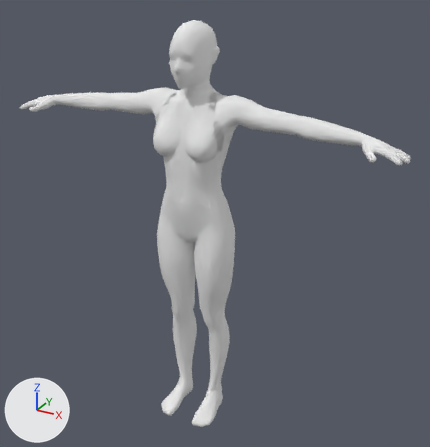
Renders of the glTF model viewer/public/models/BaseFemaleV2.glb from each side of a commit.
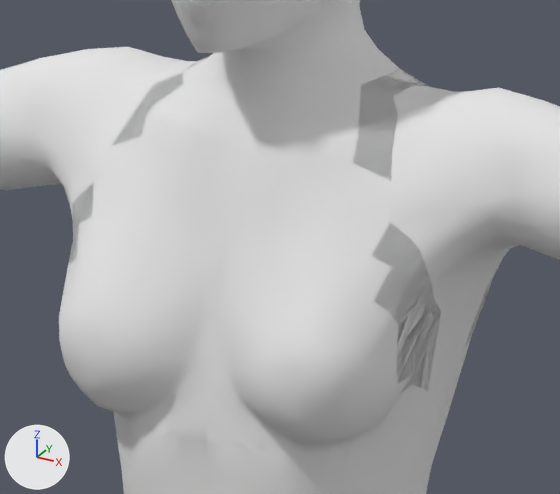
There are two pictures of each version: one whole from a 50 mm camera at (1.18, -1.962, 1.946) aimed at (0.065, 0.064, 0.932), one close up on the part from 33% to 57% of the width and 18% to 38% of the height. Lighting does not change. The marker at lower left points along +X, +Y and +Z. The first two pictures are the older version. Where no turn or scale is listed for an object, it has been applied to the vertices. Vertices at exactly the same position are counted once.

The scene before the commit, as lines of its bpy script (objects in view):
```python
me_base_body_arm_upper = bpy.data.meshes.new('base_body_arm_upper')
me_base_body_arm_upper.from_pydata(...)  # 500 vertices, 844 faces; spans x -0.305..0.305, y -0.066..0.128, z 1.265..1.488
me_base_body_arm_upper.materials.append(mat_material_0_009)  # white #e7e7e7
me_base_body_lower_torso = bpy.data.meshes.new('base_body_lower_torso')
me_base_body_lower_torso.from_pydata(...)  # 401 vertices, 635 faces; spans x -0.129..0.129, y -0.092..0.114, z 1.066..1.24
me_base_body_lower_torso.materials.append(mat_material_0_009)  # white #e7e7e7
me_base_body_upper_torso = bpy.data.meshes.new('base_body_upper_torso')
me_base_body_upper_torso.from_pydata(...)  # 488 vertices, 791 faces; spans x -0.149..0.149, y -0.113..0.142, z 1.24..1.486
me_base_body_upper_torso.materials.append(mat_material_0_009)  # white #e7e7e7
ob_base_body_arm_upper = bpy.data.objects.new('base_body_arm_upper', me_base_body_arm_upper)
ob_base_body_arm_upper.location = (0.0, 0.0, 0.0)
ob_base_body_lower_torso = bpy.data.objects.new('base_body_lower_torso', me_base_body_lower_torso)
ob_base_body_lower_torso.location = (0.0, 0.0, 0.0)
ob_base_body_upper_torso = bpy.data.objects.new('base_body_upper_torso', me_base_body_upper_torso)
ob_base_body_upper_torso.location = (0.0, 0.0, 0.0)
# also in view: 'base_body_head' at (0.0, 0.004, 1.618)
```
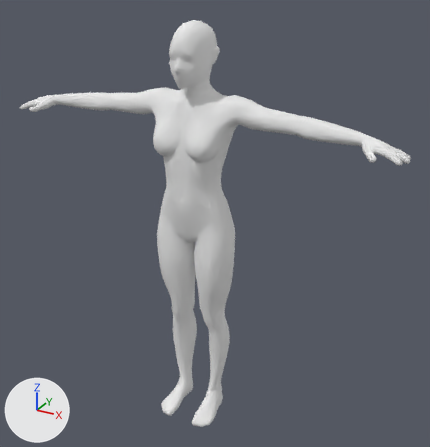
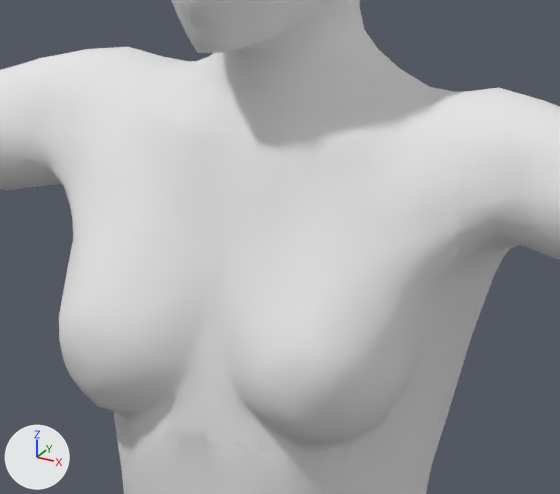
Where the change shows, as pixel boxes (x1, y1, x2, y2) in the close-ups (560 x 494 px):
part 1 of me_base_body_arm_upper, reshaped
    before: (68, 58, 491, 392)
    after: (37, 47, 541, 256)
part 2 of me_base_body_upper_torso, reshaped
    after: (64, 47, 510, 394)

The change in detail:
me_base_body_arm_upper is used by ob_base_body_arm_upper; location (0.0, 0.0, 0.0).
me_base_body_arm_upper had 500 vertices, 844 faces and spanned x -0.305..0.305, y -0.066..0.128, z 1.265..1.488.
me_base_body_arm_upper now has 412 vertices, 636 faces and spans x -0.305..0.305, y -0.021..0.1, z 1.367..1.484.
Part 1, on me_base_body_arm_upper:
188 vertices are removed from x -0.164..0.164, y -0.066..0.128, z 1.265..1.488.
356 faces are deleted.
100 vertices are added at x -0.165..0.165, y -0.021..0.1, z 1.367..1.484.
148 new faces join them.
me_base_body_upper_torso is used by ob_base_body_upper_torso; location (0.0, 0.0, 0.0).
me_base_body_upper_torso had 488 vertices, 791 faces and spanned x -0.149..0.149, y -0.113..0.142, z 1.24..1.486.
me_base_body_upper_torso now has 675 vertices, 1121 faces and spans x -0.165..0.165, y -0.113..0.142, z 1.24..1.486.
Part 2, on me_base_body_upper_torso:
9 faces are deleted.
4 vertices move within x -0.021..0.021, y 0.096, z 1.486.
187 vertices are added at x -0.165..0.165, y -0.023..0.11, z 1.344..1.484.
339 new faces join them.
